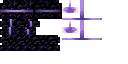
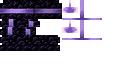
Two versions of the same layered image (128×64). Layer-by-layer changes:
"Layer 8": opacity 40% → 12% over [33, 3, 61, 19]
"Layer 7": opacity 77% → 26% over [33, 3, 62, 19]
"Layer 9": opacity 31% → 23% over [33, 3, 62, 19]
"Layer 10": opacity 8% → 13% over [0, 9, 62, 35]
removed layer "Layer 10 copy 4" (2nd of 2) over [0, 10, 62, 35]
added layer "Layer 12" (33%) above "Layer 11" over [0, 8, 62, 35]
added layer "Layer 11" above "obsidian" over [0, 9, 62, 35]
